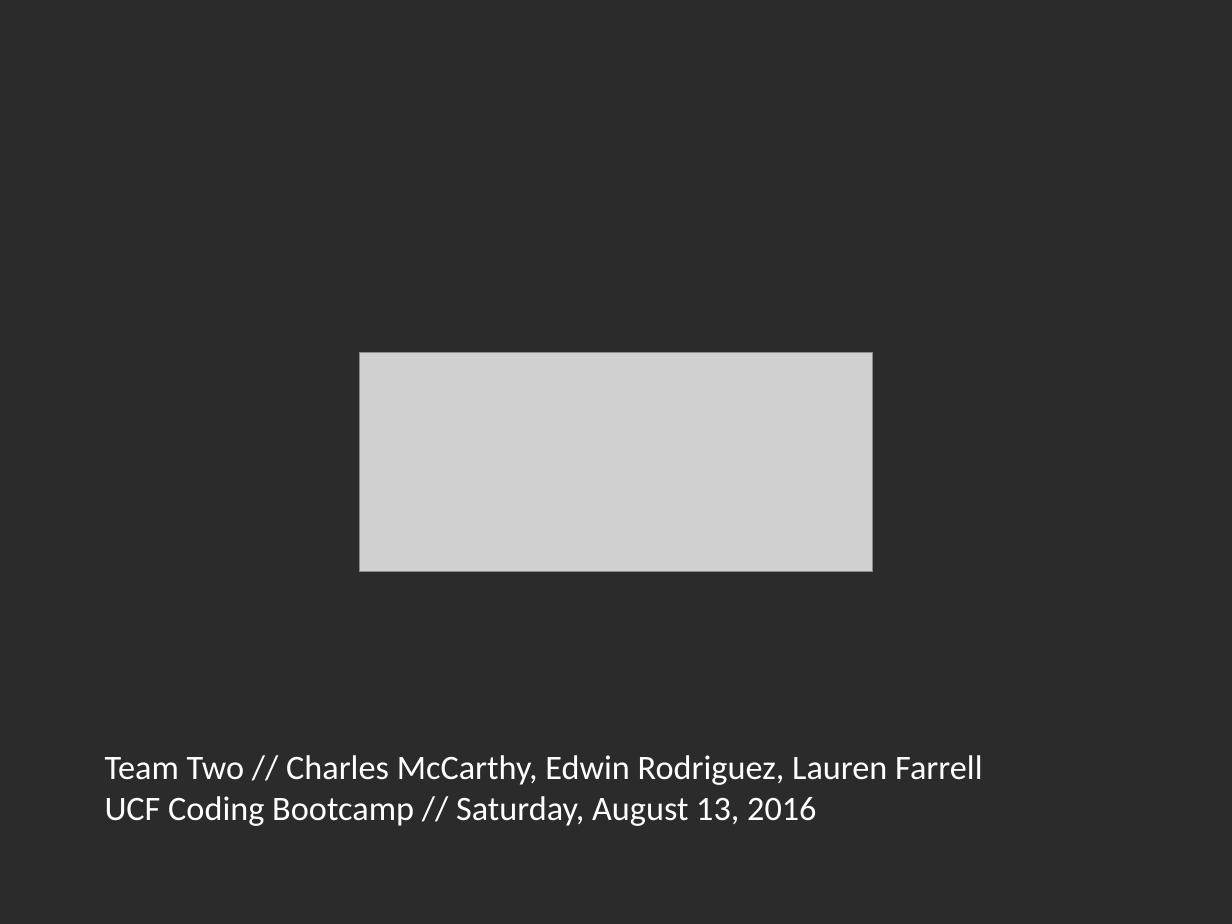
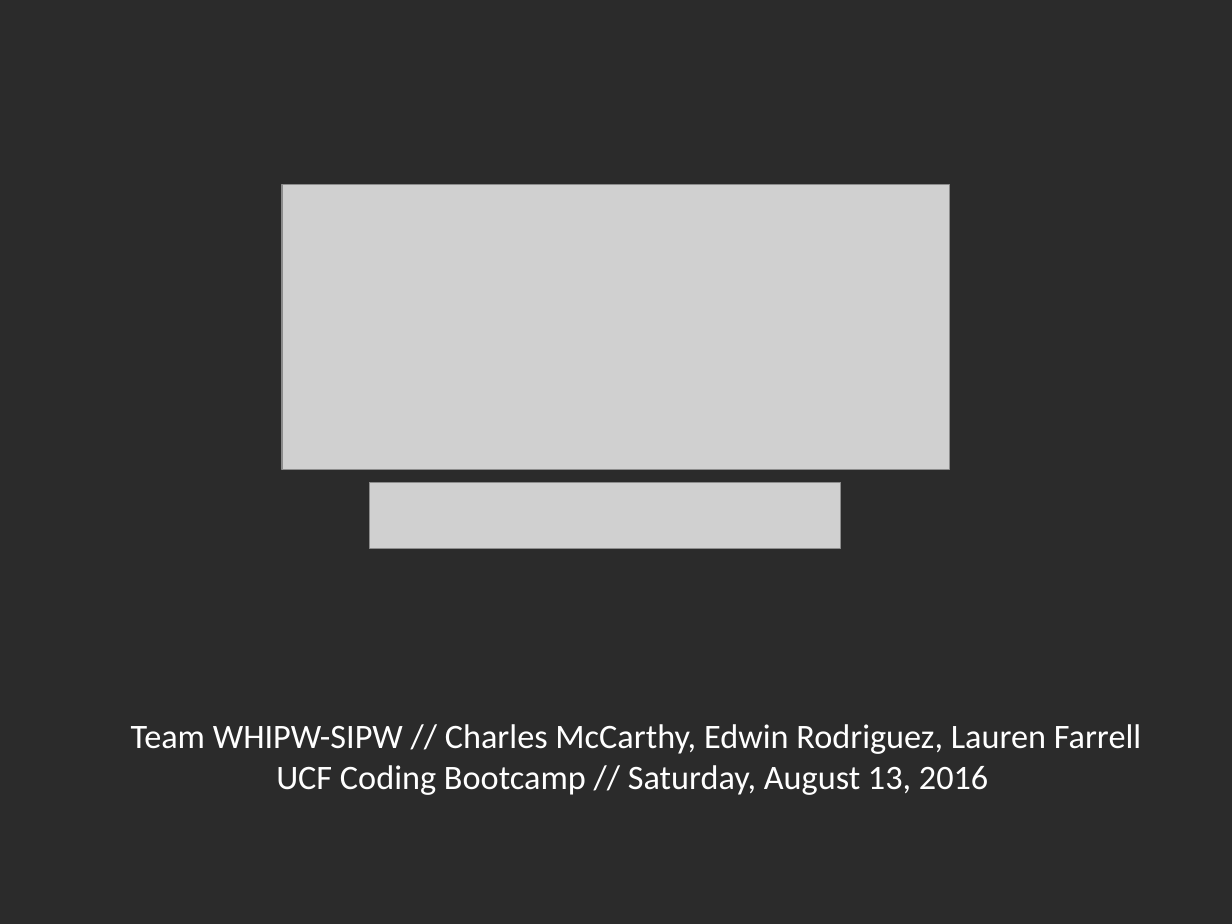
Before and after one commit to MrEdwinRodriguez/projectone, a slide deck: slide 1 of karaoke-roulette.pptx. Drawn at 1232x924 pixels with LibreOffice and Linux fonts; fonts in the diff are those of the drawing; grey boxes stand for pictures; background and template pictures are left out; a plain dark background stands for a picture behind light text. Boxes give left, top, right and bottom in pixels: in the first picture for what was removed or moved away, otherwise in the second. Text is boxed around its words. In the diff, an @@ line names an element or a change of style, - is before the commit and + after.

```diff
--- a/karaoke-roulette.pptx
+++ b/karaoke-roulette.pptx
@@ picture: place and size @@
-picture at (360,352,873,570)
+picture at (282,185,950,469)
@@ picture added at (370,483,841,548) @@
@@ text "Team WHIPW-SIPW // Charles McCarthy, ...": place and size @@
-text "Team WHIPW-SIPW // Charles McCarthy, ..." at (105,755,982,826)
+text "Team WHIPW-SIPW // Charles McCarthy, ..." at (131,724,1141,795)
@@ text at (131,724,1141,754): text changed @@
-Team Two // Charles McCarthy, Edwin Rodriguez, Lauren Farrell
+Team WHIPW-SIPW // Charles McCarthy, Edwin Rodriguez, Lauren Farrell
@@ text at (276,765,988,795): alignment left to centre @@
```
Also in this commit, not shown: 9 slides added, 5 other files.
